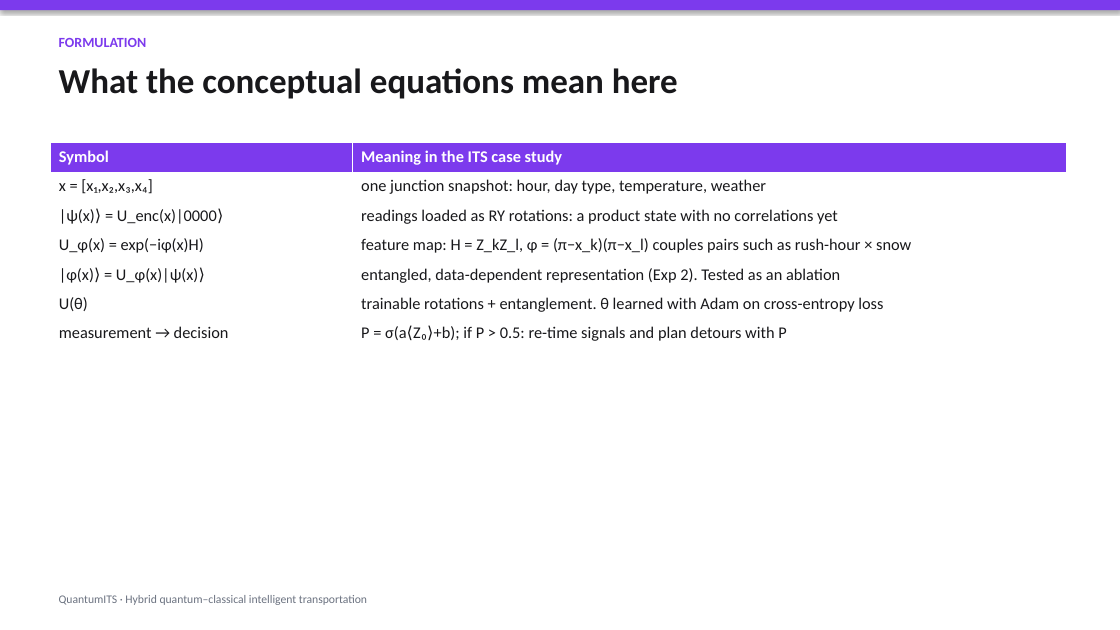
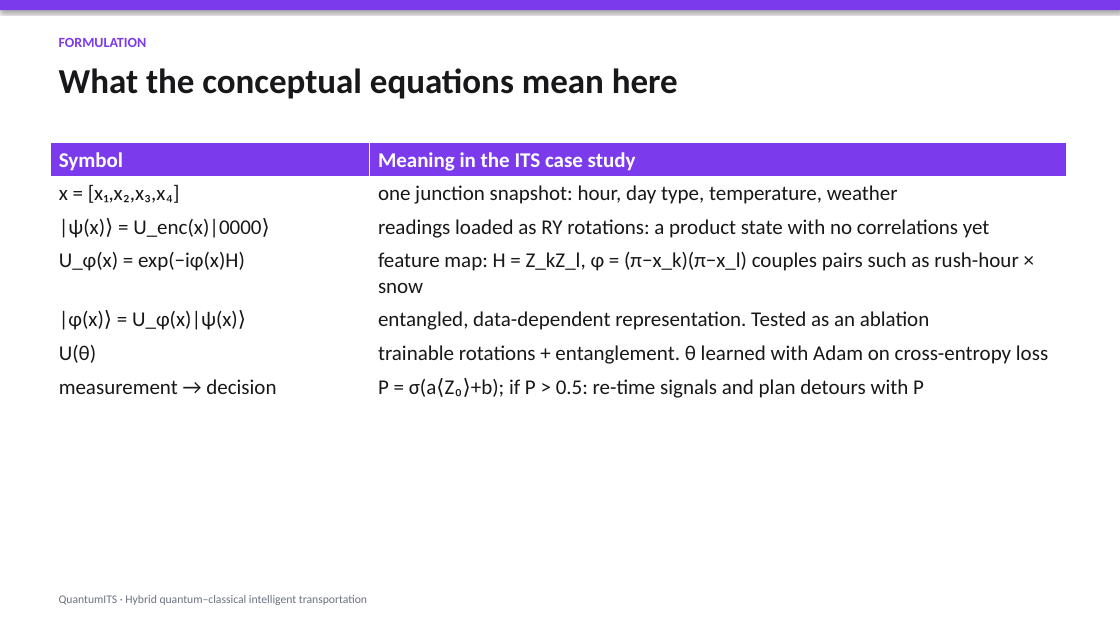
Before and after one commit to NathanC987/quantum-mp, a slide deck: slide 5 of slides/QuantumITS.pptx. Drawn at 1120x630 pixels with LibreOffice and Linux fonts; fonts in the diff are those of the drawing. Boxes give left, top, right and bottom in pixels: in the first picture for what was removed or moved away, otherwise in the second. Text is boxed around its words. In the diff, an @@ line names an element or a change of style, - is before the commit and + after.

```diff
--- a/slides/QuantumITS.pptx
+++ b/slides/QuantumITS.pptx
@@ table at box(50, 143, 1067, 402) @@
-row 5, column 2: entangled, data-dependent representation (Exp 2). Tested as an ablation
+row 5, column 2: entangled, data-dependent representation. Tested as an ablation
@@ size 14 to 18 pt in "Symbol", "Meaning in the ITS case study", "x = [x₁,x₂,x₃,x₄]", "one junction snapshot: hour, day type, temperature, ..." and 9 more places @@
```
Also in this commit, not shown: 8 other slides changed, 7 other files.
